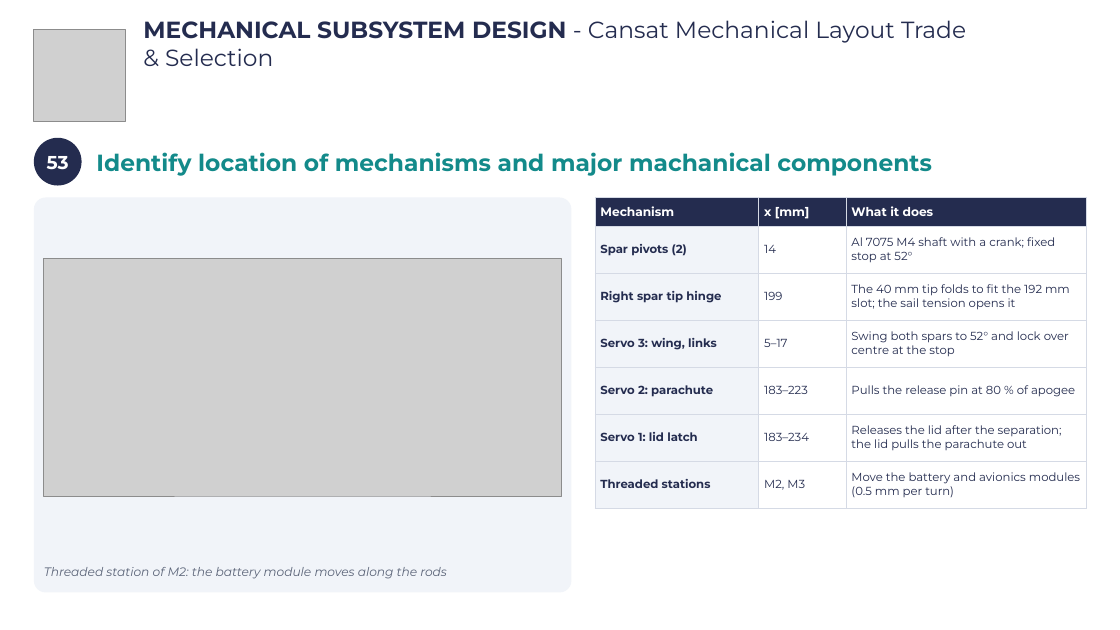
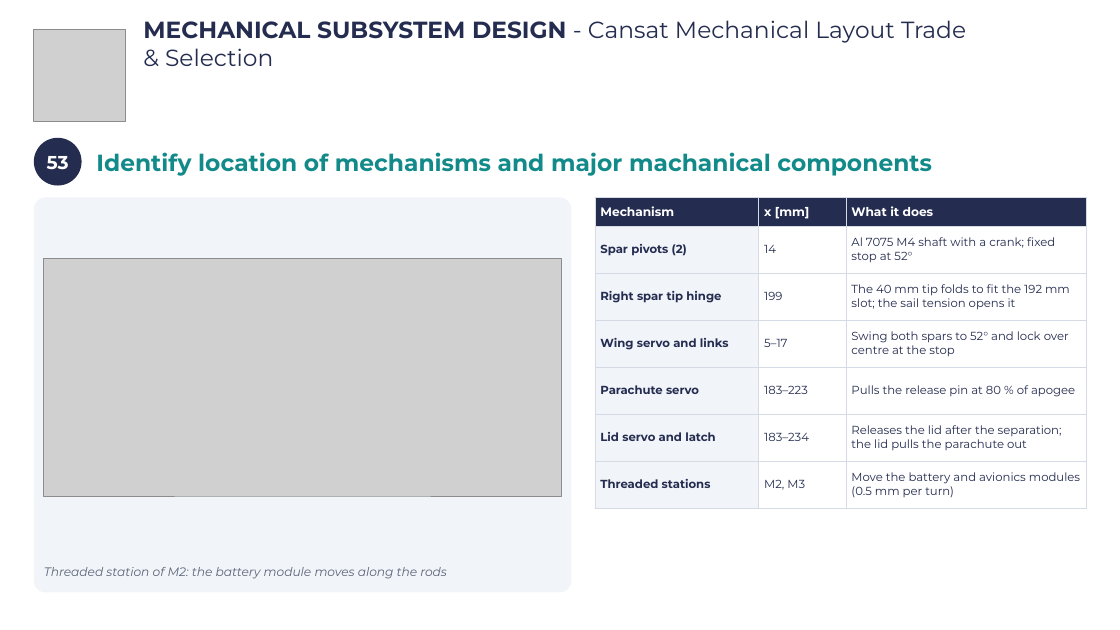
Before and after one commit to Caetano18/proyecto, a slide deck: slide 56 of cansat_pdr/laminas_plantilla/CanSat_PDR_Hermes_V2.pptx. Drawn at 1120x630 pixels with LibreOffice and Linux fonts; fonts in the diff are those of the drawing; grey boxes stand for pictures; background and template pictures are left out. Boxes give left, top, right and bottom in pixels: in the first picture for what was removed or moved away, otherwise in the second. Text is boxed around its words. In the diff, an @@ line names an element or a change of style, - is before the commit and + after.

```diff
--- a/cansat_pdr/laminas_plantilla/CanSat_PDR_Hermes_V2.pptx
+++ b/cansat_pdr/laminas_plantilla/CanSat_PDR_Hermes_V2.pptx
@@ table at box(595, 197, 1086, 508) @@
-row 4, column 1: Servo 3: wing, links
+row 4, column 1: Wing servo and links
-row 5, column 1: Servo 2: parachute
+row 5, column 1: Parachute servo
-row 6, column 1: Servo 1: lid latch
+row 6, column 1: Lid servo and latch
```
Also in this commit, not shown: 1 other slide changed, 2 other files.
